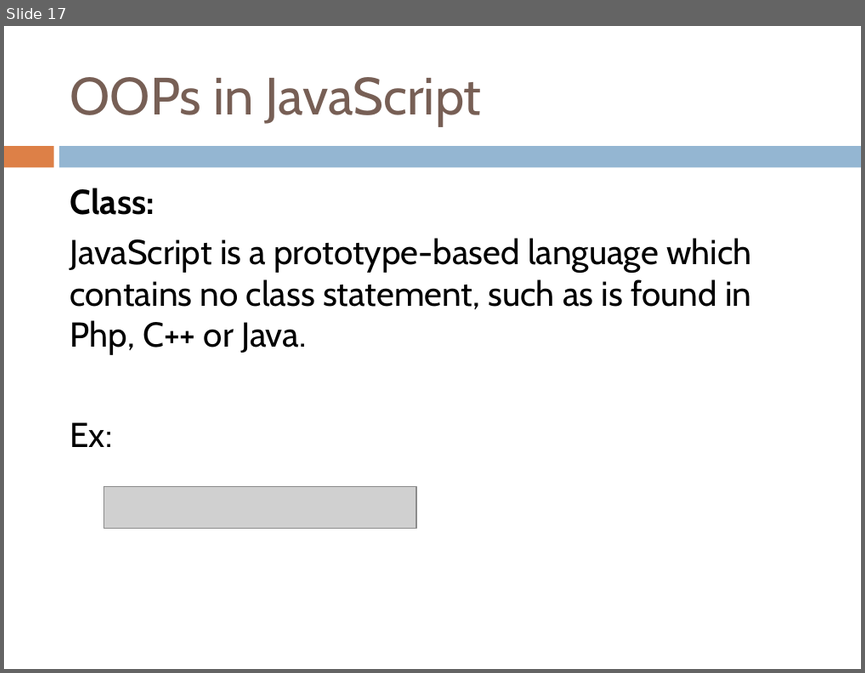
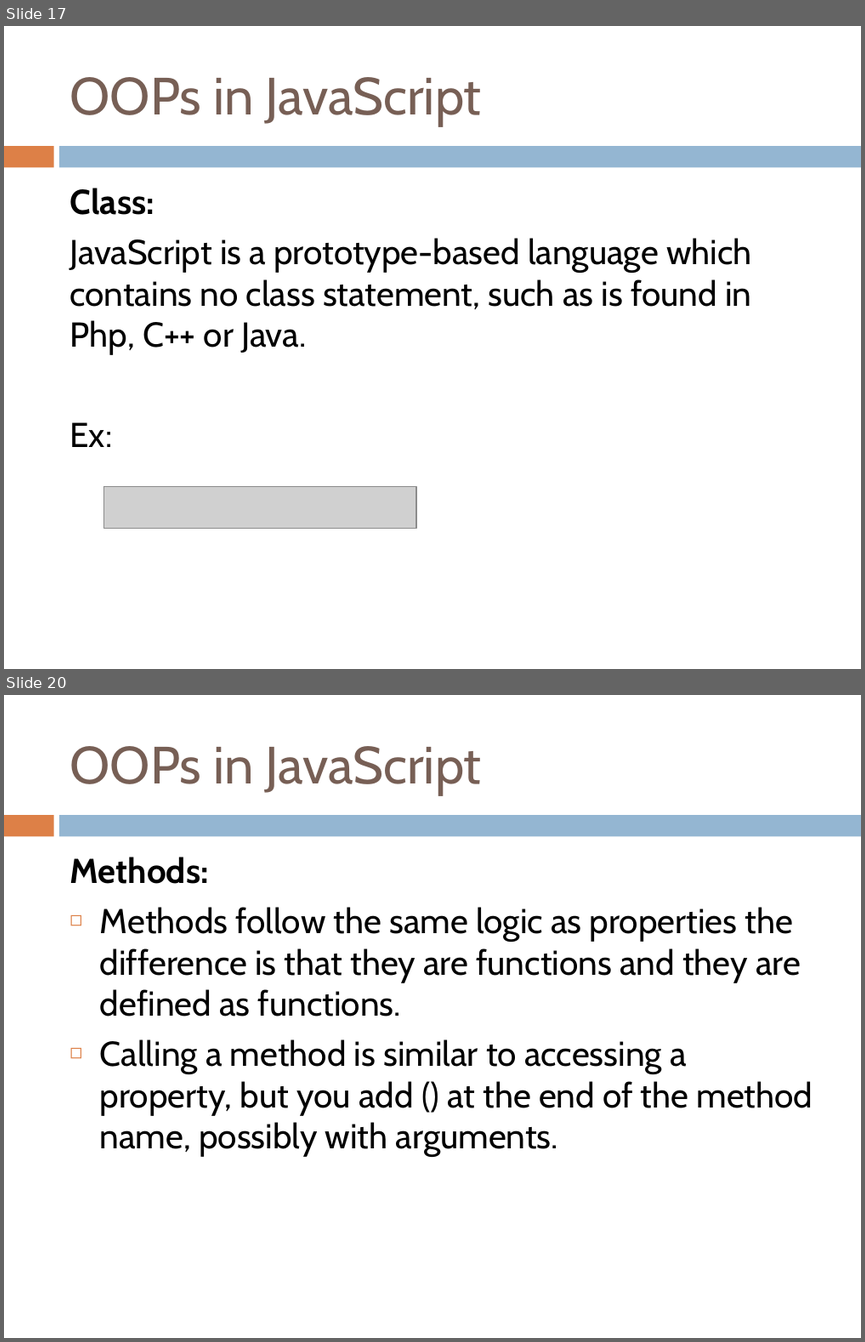
Before and after one commit to yedukondalurd/PPT, a slide deck: Advanced Javascript.pptx. Shown one above the other, each under a label of ours: slide 17 before the commit, slides 17 and 20 after it; the slides between them are not shown. The pictures are 865x673 and 865x1342 pixels, drawn with LibreOffice and Linux fonts; fonts in the diff are those of the drawing; grey boxes stand for pictures. Boxes give left, top, right and bottom in pixels: in the first picture for what was removed or moved away, otherwise in the second. Text is boxed around its words. In the diff, an @@ line names an element or a change of style, - is before the commit and + after.

```diff
--- a/Advanced Javascript.pptx
+++ b/Advanced Javascript.pptx
@@ slide 20 added at (x1=4, y1=695, x2=861, y2=1338), background #FFFFFF; not listed: 2 template elements that a slide beside it also shows @@
@@ title added at (x1=69, y1=746, x2=482, y2=795), 44 pt, text #775F55 @@
+OOPs in JavaScript
@@ text added at (x1=69, y1=857, x2=812, y2=1157), 29 pt, text #000000 @@
+Methods:
+◻ Methods follow the same logic as properties the difference is that they are functions and they are defined as functions.
+◻ Calling a method is similar to accessing a property, but you add () at the end of the method name, possibly with arguments.
```
Also in this commit, not shown: 3 slides changed, 12 other slides added, 1 other file.
